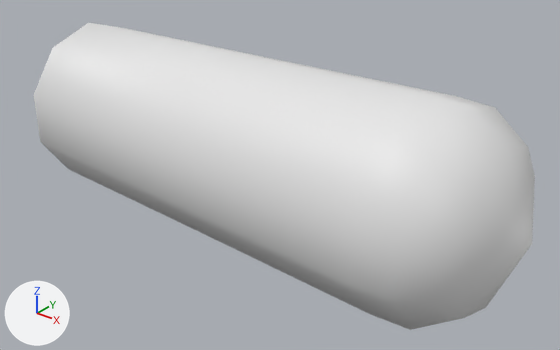
What one commit did to the glTF model assets/gear/robe_sleeve_l.glb.
One viewpoint serves both versions: a camera (50 mm lens) standing at (0.194, -0.369, 0.217) and looking at (-0.102, 0.001, -0.012). The axes (+X, +Y, +Z) are drawn at lower left. The lights are the same throughout. The picture after the commit comes second.

Objects in the first picture: 'robe_sleeve_l'.
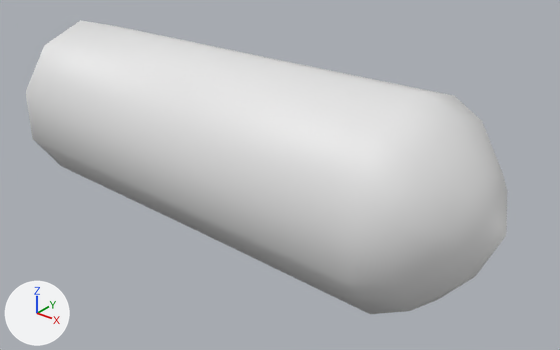
Boxes (x1, y1, x2, y2) around the edits, measured in the pictures (560 x 350 px; the box of a moved part takes in the faces that stretch with it):
'robe_sleeve_l', reshaped
    before: (34, 23, 535, 330)
    after: (26, 20, 507, 314)
part 1 of me_robe_sleeve_l, moved or reshaped
    before: (348, 93, 535, 330)
    after: (348, 93, 507, 314)
part 2 of me_robe_sleeve_l, moved or reshaped
    before: (34, 23, 258, 228)
    after: (26, 20, 258, 228)

Diff of the bpy script that builds the scene:
```diff
--- a/assets/gear/robe_sleeve_l.glb.py
+++ b/assets/gear/robe_sleeve_l.glb.py
@@ me_robe_sleeve_l @@
 # used by ob_robe_sleeve_l; location = (0.0, 0.0, 0.0)
-me_robe_sleeve_l.from_pydata(...)  # 61 vertices, 110 faces; spans x -0.29..0.074, y -0.067..0.067, z -0.07..0.07
+me_robe_sleeve_l.from_pydata(...)  # 61 vertices, 110 faces; spans x -0.3..0.059, y -0.067..0.067, z -0.07..0.07
+# me_robe_sleeve_l part 1: 21 of 61 vertices moved; they spanned x 0.027..0.074, y -0.065..0.065, z -0.069..0.069 and now span x 0.022..0.059, y -0.056..0.056, z -0.059..0.059; mean shift (-0.007, 0.0, 0.0); largest move (0.053, 0.049, 0.016) -> (0.044, 0.032, 0.01)
+# me_robe_sleeve_l part 2: all 20 vertices in x -0.29..-0.278, y -0.057..0.057, z -0.062..0.062 are moved by (-0.01, 0.0, 0.0)
```
